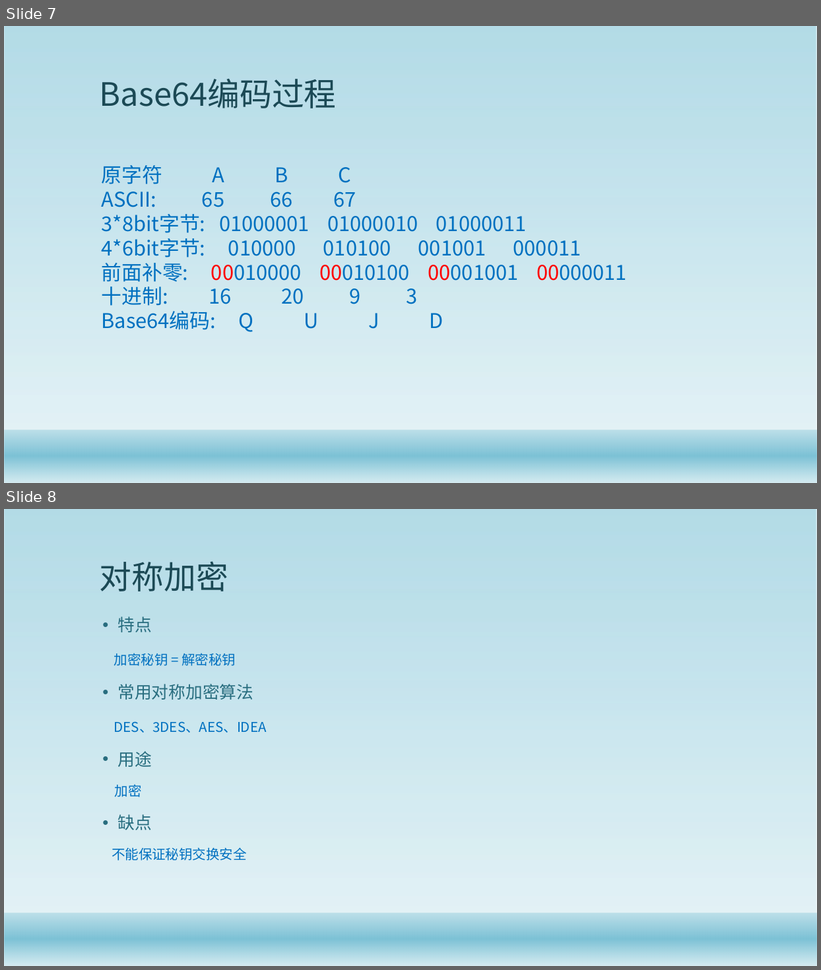
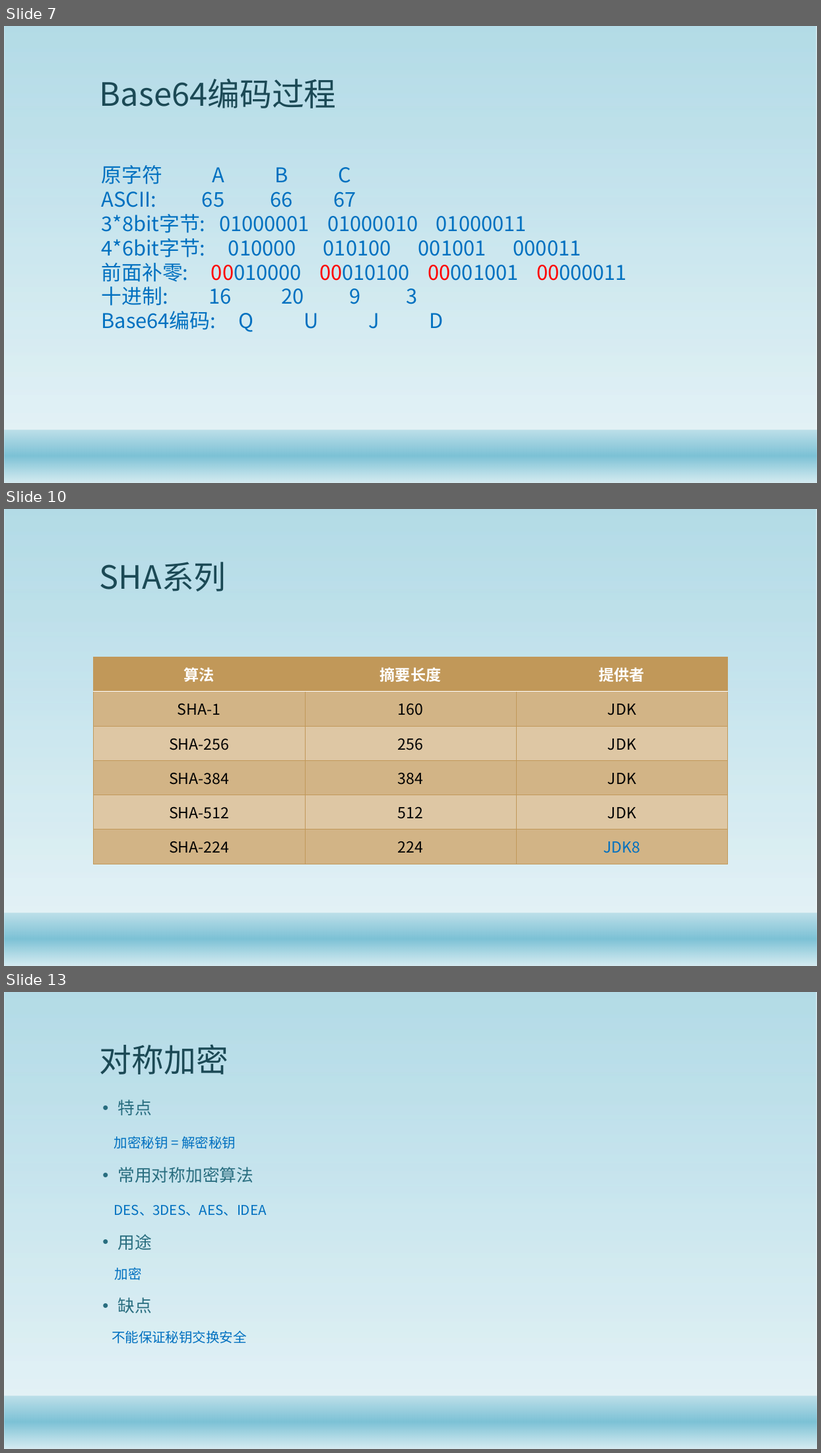
Before and after one commit to gaozhuo/java-security-doc, a slide deck: Java安全架构.pptx. Shown one above the other, each under a label of ours: slides 7 and 8 before the commit, slides 7, 10 and 13 after it; the slides between them are not shown. The pictures are 821x970 and 821x1453 pixels, drawn with LibreOffice and Linux fonts; fonts in the diff are those of the drawing; background and template pictures are left out. Boxes give left, top, right and bottom in pixels: in the first picture for what was removed or moved away, otherwise in the second. Text is boxed around its words. In the diff, an @@ line names an element or a change of style, - is before the commit and + after.

```diff
--- a/Java安全架构.pptx
+++ b/Java安全架构.pptx
@@ slide 10 added at bbox=[4, 509, 817, 966], background #FFFFFF; not listed: 2 template elements that a slide beside it also shows @@
@@ title added at bbox=[100, 562, 226, 591], 38 pt, text #1B4855 @@
+SHA系列
@@ table added at bbox=[94, 657, 729, 865], 6 rows, 3 columns @@
+算法 | 摘要长度 | 提供者
+SHA-1 | 160 | JDK
+SHA-256 | 256 | JDK
+SHA-384 | 384 | JDK
+SHA-512 | 512 | JDK
+SHA-224 | 224 | JDK8
@@ what was slide 8 is now slide 13 @@
```
Also in this commit, not shown: 1 slide changed, 4 other slides added, 7 other files.
